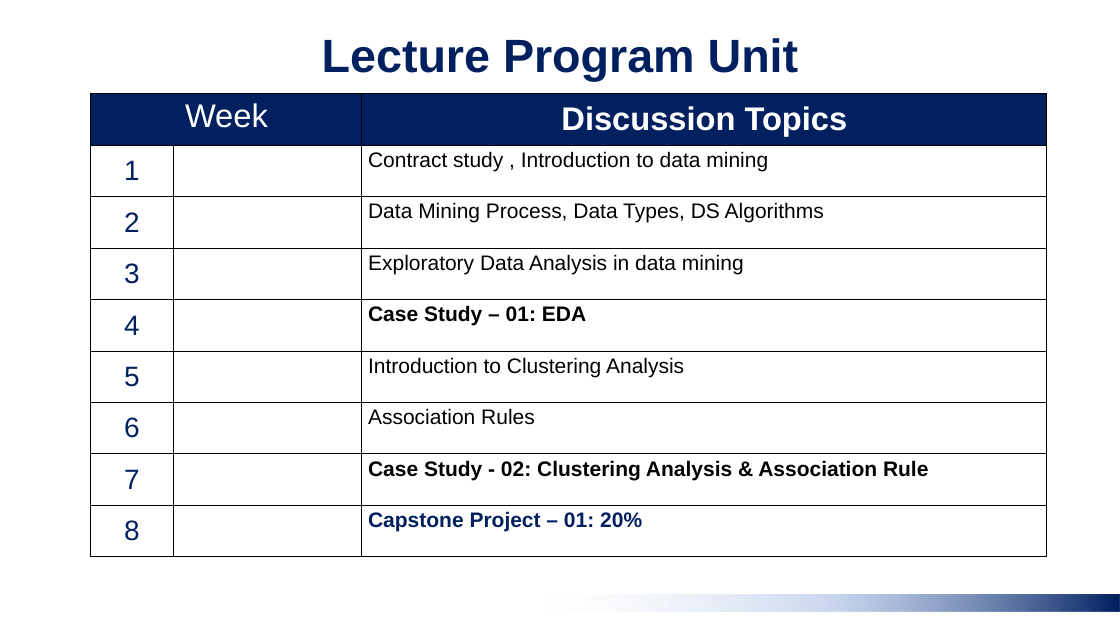
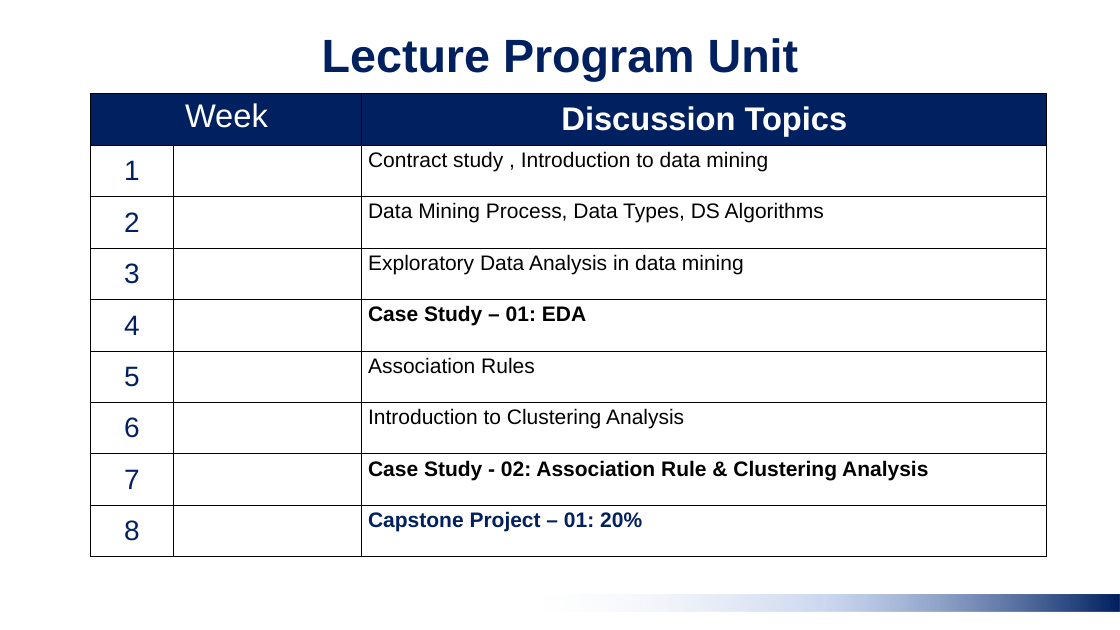
Before and after one commit to taudataanalytics/Data-Mining--Penambangan-Data--Ganjil-2024, a slide deck: slide 11 of Data Mining 00 - Study Contract - odd Sem 2024.pptx. Drawn at 1120x630 pixels with LibreOffice and Linux fonts; fonts in the diff are those of the drawing; background and template pictures are left out. Boxes give left, top, right and bottom in pixels: in the first picture for what was removed or moved away, otherwise in the second. Text is boxed around its words. In the diff, an @@ line names an element or a change of style, - is before the commit and + after.

```diff
--- a/Data Mining 00 - Study Contract - odd Sem 2024.pptx
+++ b/Data Mining 00 - Study Contract - odd Sem 2024.pptx
@@ table at (91, 94, 1048, 557) @@
-row 6, column 3: Introduction to Clustering Analysis
+row 6, column 3: Association Rules
-row 7, column 3: Association Rules
+row 7, column 3: Introduction to Clustering Analysis
-row 8, column 3: Case Study - 02: Clustering Analysis & Association Rule
+row 8, column 3: Case Study - 02: Association Rule & Clustering Analysis
```
Also in this commit, not shown: 1 other slide changed, 2 other files.
